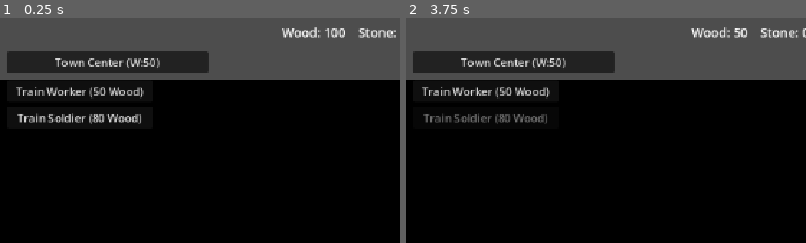
Above: before the commit, frames 1-2 (left to right).
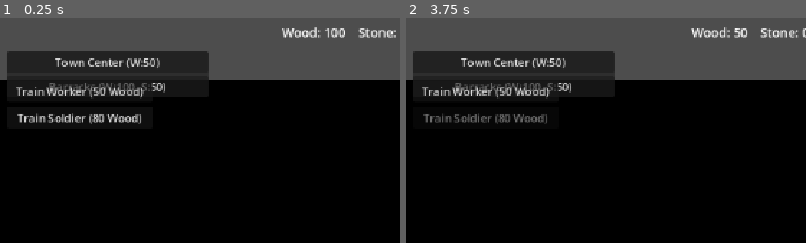
Above: after the commit, the same moments.

Repository: Ferrum-t/RTS-Game
Game: Godot game, scene res://Scenes/World/World.tscn
Two runs of this game, one before a commit and one after it. Both use one fixed random seed, a clock stepped at 60 frames per second and the inputs below.
Inputs (mouse positions are % of the whole screen's width and height, from its top left):
- Up to frame 1 (0.25 s): no input
- Up to frame 2 (3.75 s): click "Town Center (W:50)" at 0.5 s; click "Train Worker (50 Wood)" at 1.25 s; click (13, 15) at 2 s, where only the run after the commit has a clickable "Barracks (W:100, S:50)"; click "Train Soldier (80 Wood)" at 2.75 s; tap Enter at 3.5 s; move the mouse to (72, 45) at 3.52 s; hold D (move_right) from 3.53 s (still down); click (72, 45) at 3.67 s
The pictures show only the part of the screen within x 0-50%, y 0-50%; the shares and areas given below are measured in that part.

The runs differ from the first frame. In frame 1, 2.1% of the frame differs, in the area x 1-53%, y 24-34%; in frame 2, 2.1%.

Commit message:
Add Barracks to build catalog

Diff:
--- a/Data/BuildCatalog.tres
+++ b/Data/BuildCatalog.tres
@@ -1,10 +1,10 @@
 [gd_resource type="Resource" script_class="BuildCatalog" format=3 uid="uid://dejikukq5sdm8"]
 
-[ext_resource type="Script" uid="uid://cj8xpgwb8n423" path="res://Scripts/Buildings/BuildingData.gd" id="1_7d2i7"]
-[ext_resource type="Resource" uid="uid://bcxs5u5joqu05" path="res://Data/Buildings/TownCenterData.tres" id="2_xysdt"]
-[ext_resource type="Script" uid="uid://b474rqdy2rlwg" path="res://Scripts/Buildings/BuildCatalog.gd" id="3_r34px"]
+[ext_resource type="Script" path="res://Scripts/Buildings/BuildingData.gd" id="1_7d2i7"]
+[ext_resource type="Resource" path="res://Data/Buildings/TownCenterData.tres" id="2_xysdt"]
+[ext_resource type="Resource" path="res://Data/Buildings/BarracksData.tres" id="3_barracks"]
+[ext_resource type="Script" path="res://Scripts/Buildings/BuildCatalog.gd" id="3_r34px"]
 
 [resource]
 script = ExtResource("3_r34px")
-buildings = Array[ExtResource("1_7d2i7")]([ExtResource("2_xysdt")])
-metadata/_custom_type_script = "uid://b474rqdy2rlwg"
+buildings = Array[ExtResource("1_7d2i7")]([ExtResource("2_xysdt"), ExtResource("3_barracks")])
